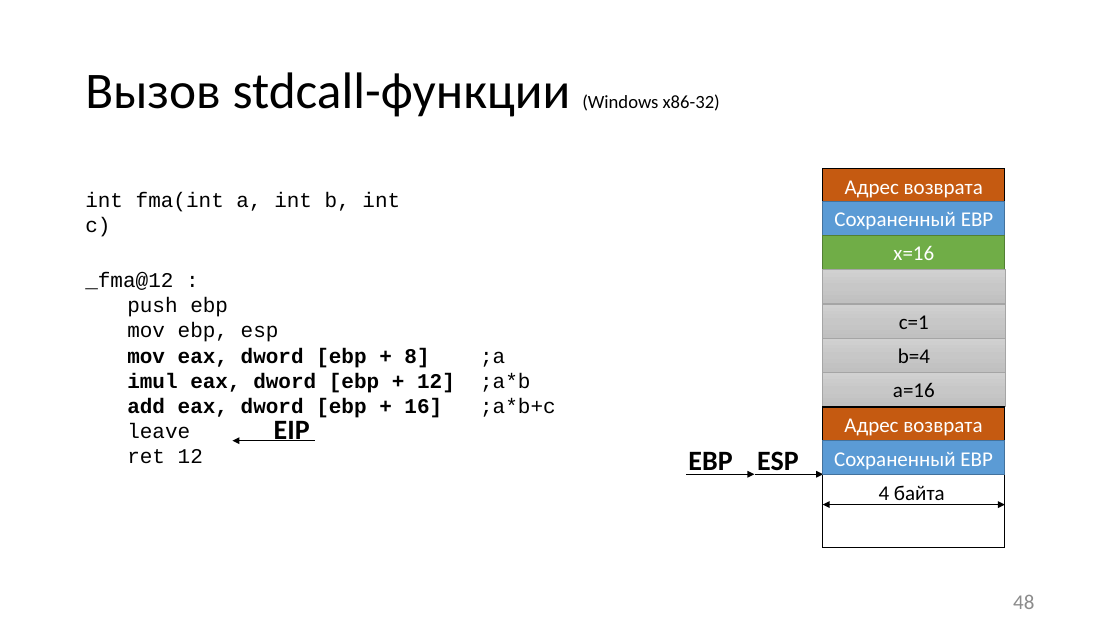
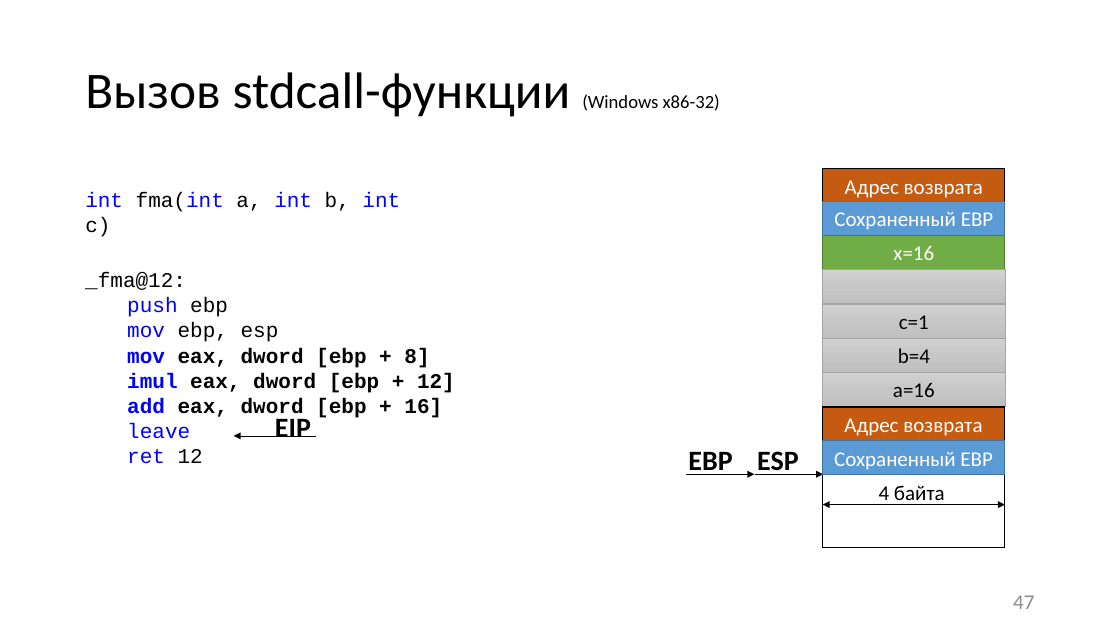
Before and after one commit to itsecd/low-level-programming, a slide deck: slide 47 of Lectures/3.Calling_conventions/Lecture3.pptx (slide 48 before the commit). Drawn at 1120x630 pixels with LibreOffice and Linux fonts; fonts in the diff are those of the drawing. Boxes give left, top, right and bottom in pixels: in the first picture for what was removed or moved away, otherwise in the second. Text is boxed around its words. In the diff, an @@ line names an element or a change of style, - is before the commit and + after.

```diff
--- a/Lectures/3.Calling_conventions/Lecture3.pptx
+++ b/Lectures/3.Calling_conventions/Lecture3.pptx
@@ text "int fma(int a, int b, ..." at [85, 192, 400, 237]: text colour #000000 to #0000FF in "int fma(int int int" @@
@@ text at [85, 272, 186, 290]: spaces changed @@
-_fma@12 :
+_fma@12:
@@ text at [127, 297, 279, 464]: text colour #000000 to #0000FF in "push", "mov", "leave", "ret" @@
@@ text at [127, 348, 455, 420]: text changed @@
-  mov eax, dword [ebp + 8] ;a
-  imul eax, dword [ebp + 12] ;a*b
-  add eax, dword [ebp + 16] ;a*b+c
+  mov eax, dword [ebp + 8]
+  imul eax, dword [ebp + 12]
+  add eax, dword [ebp + 16]
@@ text "EIP": place and size @@
-text "EIP" at [274, 421, 310, 441]
+text "EIP" at [275, 419, 311, 437]
@@ arrow moved from (315, 441) - (233, 441) to (316, 436) - (234, 436) @@
@@ page number at [1013, 595, 1034, 609]: text changed @@
-48
+47
```
Also in this commit, not shown: 38 other slides changed, 1 slide added, 2 slides removed, 1 other file.
